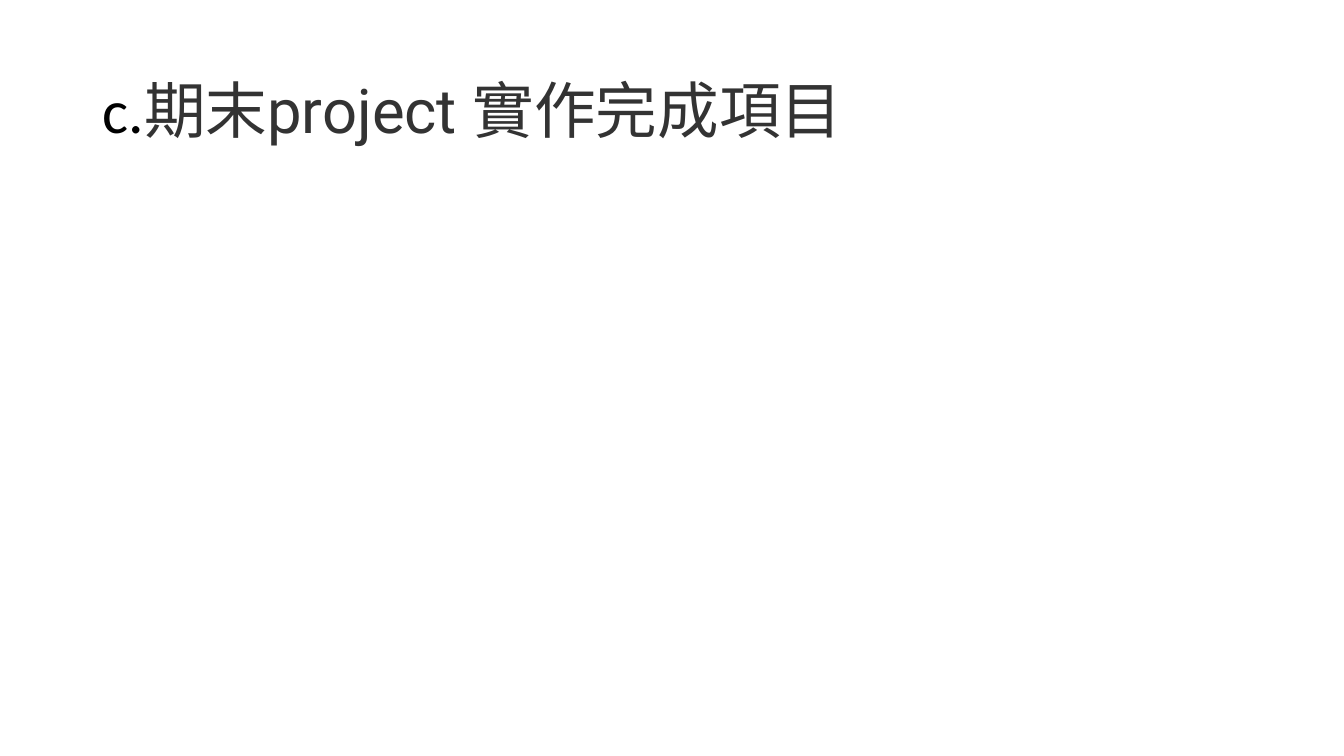
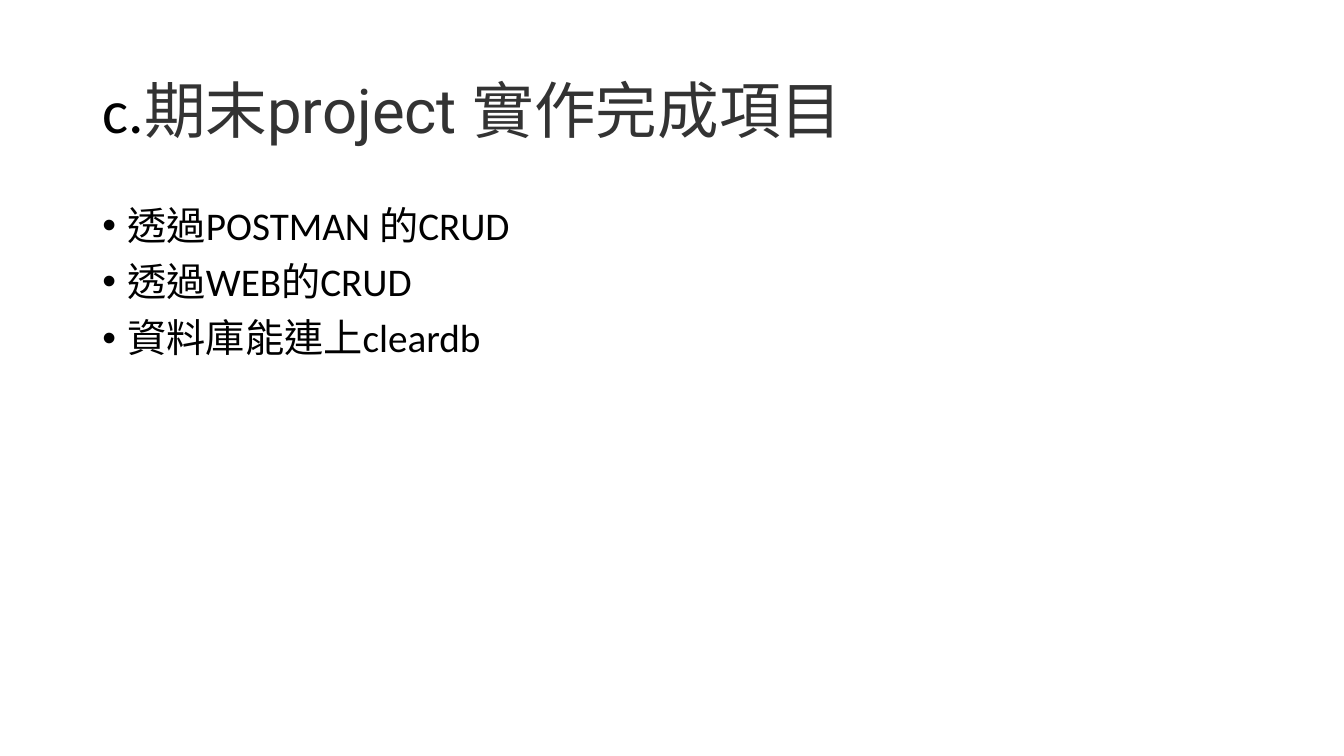
Before and after one commit to 406411461/1092_database_web, a slide deck: slide 3 of 期末驗收/A/G04.pptx. Drawn at 1344x756 pixels with LibreOffice and Linux fonts; fonts in the diff are those of the drawing. Boxes give left, top, right and bottom in pixels: in the first picture for what was removed or moved away, otherwise in the second. Text is boxed around its words. In the diff, an @@ line names an element or a change of style, - is before the commit and + after.

```diff
--- a/期末驗收/A/G04.pptx
+++ b/期末驗收/A/G04.pptx
@@ text added at (x1=128, y1=207, x2=509, y2=355), 28 pt, text #000000 @@
+• 透過POSTMAN 的CRUD
+• 透過WEB的CRUD
+• 資料庫能連上cleardb
```
Also in this commit, not shown: 2 other slides changed, 1 slide added, 3 slides removed, 1 other file.
